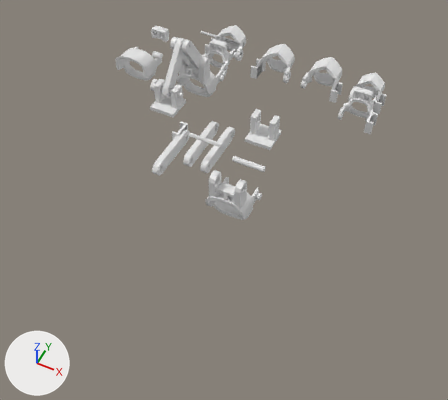
An edit to the Blender file glove_mutant.blend, drawn before and after from the same camera.
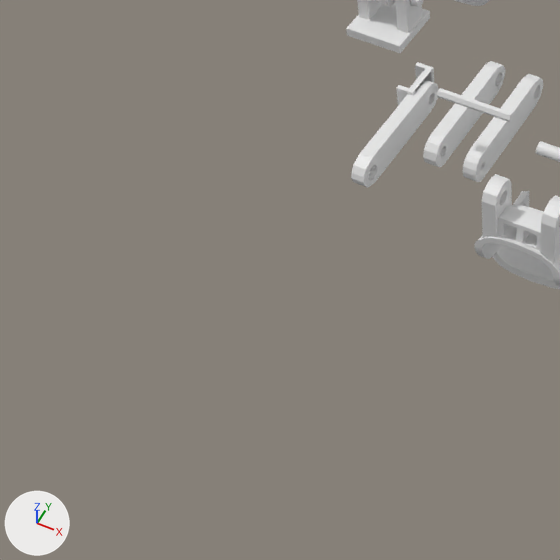
The first picture shows the older version from a 50 mm lens placed at (20.3, -38.3, 31.1), pointed at (7.4, -12.6, -1.1). The close-ups show both versions on the part from 0% to 54% of the width and 24% to 84% of the height of that picture; other places that the commit changed are outside them. The axes (+X, +Y, +Z) are drawn at lower left. The lights are the same throughout.

Names of what the first close-up shows: 'BackGlove.001', 'Cube.000', 'Cube.003', 'Cube.006', 'Hexagram', 'Platform'.
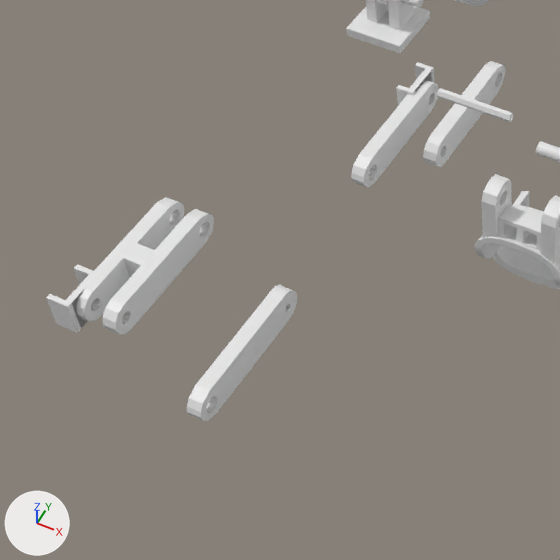
What differs and where, as boxes [x1, y1, x2, y2] in the close-ups (560 x 560 px):
'Mech_Back_Connector.002', added: after [46, 197, 214, 335]
'Mech Plank Hex', added: after [187, 285, 297, 421]
'Cube.000', deleted: before [463, 74, 543, 182]

The change in detail:
Mesh me_cube_044 is new.
It has 412 vertices, 238 faces and spans x -396.0..50.0, y -131.0..105.0, z -102.0..898.0.
Mesh me_mech_plank_hex is new.
It has 110 vertices, 224 faces and spans x -0.22..0.22, y -2.91..1.49, z -0.51..0.48.
Object 'Cube.000' (ob_cube_000) is deleted.
Object 'Mech_Back_Connector.002' (ob_mech_back_connector_002) is new; it shows me_cube_044.
Its location is (0.49, -18.39, 1.98).
Its rotation in degrees is (90, 0, 0).
Its scale is (0.00439, 0.00457, 0.00461).
Object 'Mech Plank Hex' (ob_mech_plank_hex) is new; it shows me_mech_plank_hex.
Its location is (3.93, -22.03, 1.77).
Its rotation in degrees is (180, 0, 0).
